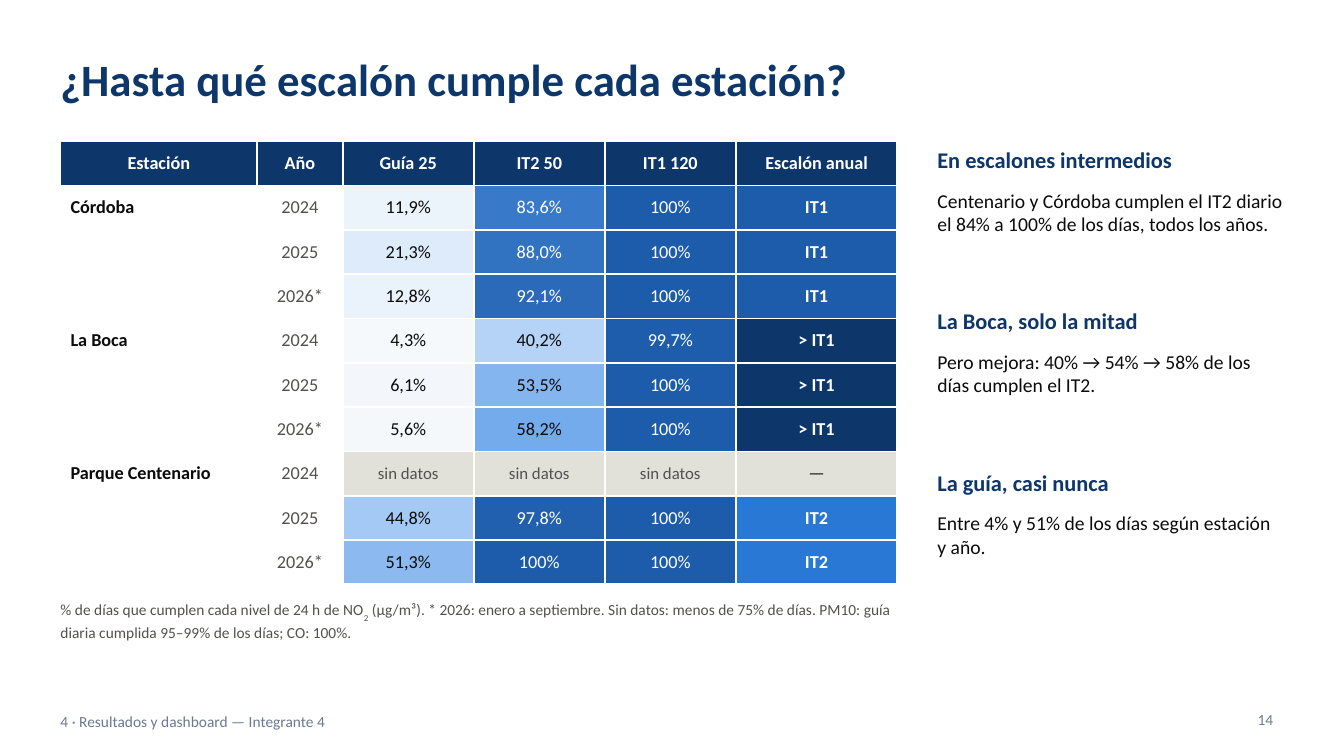
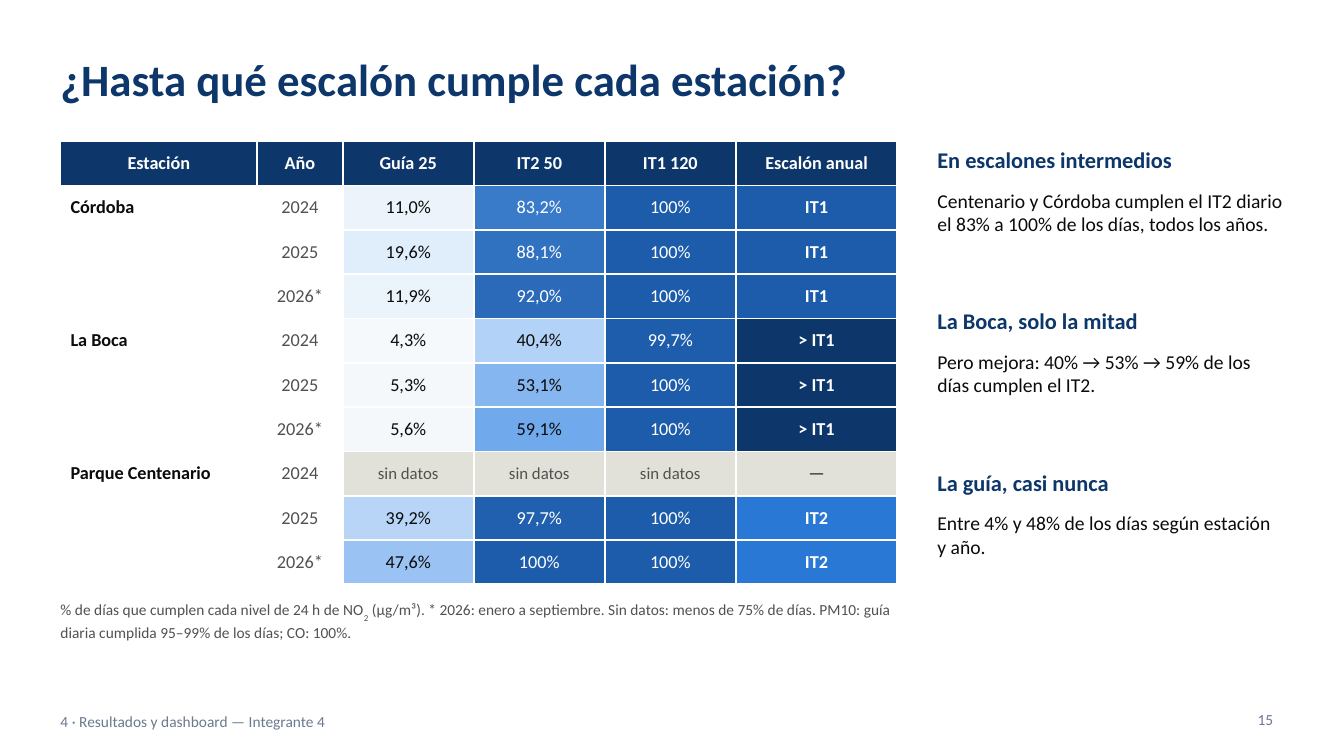
Before and after one commit to ezequielmaranda/nox-ciudad, a slide deck: slide 15 of presentacion/presentacion_tp_aire_oms.pptx (slide 14 before the commit). Drawn at 1344x756 pixels with LibreOffice and Linux fonts; fonts in the diff are those of the drawing. Boxes give left, top, right and bottom in pixels: in the first picture for what was removed or moved away, otherwise in the second. Text is boxed around its words. In the diff, an @@ line names an element or a change of style, - is before the commit and + after.

```diff
--- a/presentacion/presentacion_tp_aire_oms.pptx
+++ b/presentacion/presentacion_tp_aire_oms.pptx
@@ table at [60, 141, 897, 574] @@
-row 2, column 3: 11,9%
+row 2, column 3: 11,0%
-row 2, column 4: 83,6%
+row 2, column 4: 83,2%
-row 3, column 3: 21,3%
+row 3, column 3: 19,6%
-row 3, column 4: 88,0%
+row 3, column 4: 88,1%
-row 4, column 3: 12,8%
+row 4, column 3: 11,9%
-row 4, column 4: 92,1%
+row 4, column 4: 92,0%
-row 5, column 4: 40,2%
+row 5, column 4: 40,4%
-row 6, column 3: 6,1%
+row 6, column 3: 5,3%
-row 6, column 4: 53,5%
+row 6, column 4: 53,1%
-row 7, column 4: 58,2%
+row 7, column 4: 59,1%
-row 9, column 3: 44,8%
+row 9, column 3: 39,2%
-row 9, column 4: 97,8%
+row 9, column 4: 97,7%
-row 10, column 3: 51,3%
+row 10, column 3: 47,6%
@@ fill #EBF3FB to #ECF3FB in row 2, column 3 @@
@@ fill #387AC9 to #397AC9 in row 2, column 4 @@
@@ fill #DEEBFB to #E0EDFB in row 3, column 3 @@
@@ fill #3172C1 to #3071C0 in row 3, column 4 @@
@@ fill #EAF2FB to #EBF3FB in row 4, column 3 @@
@@ fill #B4D3F7 to #B3D2F7 in row 5, column 4 @@
@@ fill #F3F7FB to #F5F8FB in row 6, column 3 @@
@@ fill #84B5EF to #86B6EF in row 6, column 4 @@
@@ fill #74ABEC to #70A9EC in row 7, column 4 @@
@@ fill #A4C9F4 to #B8D5F7 in row 9, column 3 @@
@@ fill #8CBAF0 to #9AC2F2 in row 10, column 3 @@
@@ text at [937, 194, 1282, 234]: text changed @@
-Centenario y Córdoba cumplen el IT2 diario el 84% a 100% de los días, todos los años.
+Centenario y Córdoba cumplen el IT2 diario el 83% a 100% de los días, todos los años.
@@ text at [937, 355, 1250, 395]: text changed @@
-Pero mejora: 40% → 54% → 58% de los días cumplen el IT2.
+Pero mejora: 40% → 53% → 59% de los días cumplen el IT2.
@@ text at [937, 516, 1270, 557]: text changed @@
-Entre 4% y 51% de los días según estación y año.
+Entre 4% y 48% de los días según estación y año.
@@ page number at [1258, 715, 1274, 725]: text changed @@
-14
+15
```
Also in this commit, not shown: 13 other slides changed, 2 slides added, 1 other file.
